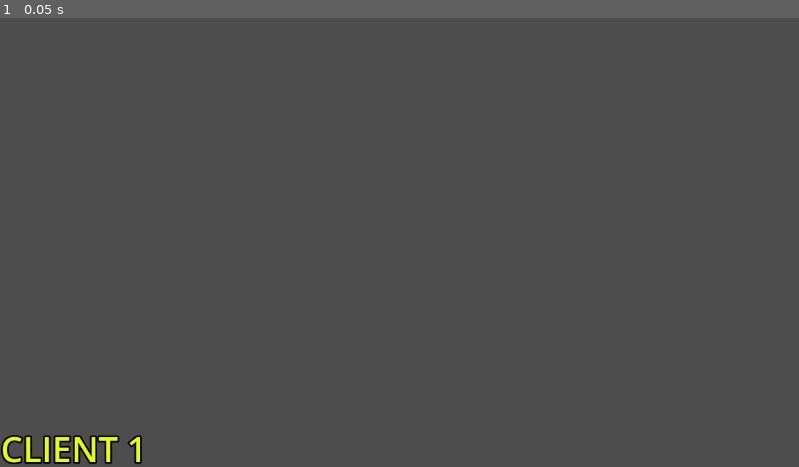
Above: before the commit, frame 1.
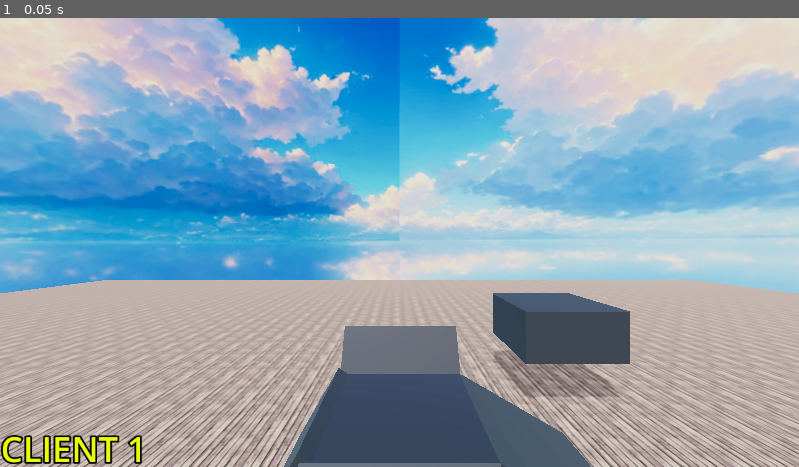
Above: after the commit, the same moment.

Repository: PL3B3/meatshot_mayhem
Game: Godot game, scene res://game/client.tscn
Two runs of this game, one before a commit and one after it. Both use one fixed random seed, a clock stepped at 60 frames per second and the inputs below. This scene is started directly instead of the project's main scene.
Inputs:
- Up to frame 1 (0.05 s): no input

The runs differ from the first frame. In frame 1, 94% of the frame differs, in the area x 0-100%, y 0-100%.
Error in both runs: Assertion failed: Client is not connected to server. (res://game/network_message_and_event_bus.gd:49)

Commit message:
Add map directly instead of spawning it
Right now, we use a MultiplayerSpawner to replicate the map scene to
clients. This adds little value and has the drawback that connection
issues might lead the client to pre-emptively despawn the map, which
is jarring. Because there's only one possible map, let's just attach it
to the client/server scenes so it always exists during game sessions.

Diff:
--- a/game/client.tscn
+++ b/game/client.tscn
@@ -1,10 +1,10 @@
 [gd_scene load_steps=8 format=3 uid="uid://clb01f0ifogre"]
 
 [ext_resource type="Script" path="res://game/client.gd" id="1_x1e1o"]
-[ext_resource type="PackedScene" uid="uid://bmyetss0yrpp5" path="res://game/spawners/map_spawner.tscn" id="2_pgb0g"]
 [ext_resource type="PackedScene" uid="uid://b43a0dnmkibyw" path="res://game/client_input_handler.tscn" id="4_53bko"]
 [ext_resource type="PackedScene" uid="uid://cmc8wrkuejr2u" path="res://game/network_messenger.tscn" id="5_ilfw4"]
 [ext_resource type="PackedScene" uid="uid://df8ewfg0kmle6" path="res://game/entity_spawner.tscn" id="5_w3vlx"]
+[ext_resource type="PackedScene" uid="uid://761xbykfvwo6" path="res://game/large_test_map.tscn" id="6_1n4h1"]
 [ext_resource type="Texture2D" uid="uid://dx2ex6b2855uv" path="res://assets/overhang_fence_planks.png" id="6_bjqop"]
 
 [sub_resource type="LabelSettings" id="LabelSettings_hfiku"]
@@ -15,8 +15,6 @@
 script = ExtResource("1_x1e1o")
 
 [node name="Spawns" type="Node" parent="."]
-
-[node name="MapSpawner" parent="." instance=ExtResource("2_pgb0g")]
 
 [node name="ClientInputHandler" parent="." instance=ExtResource("4_53bko")]
 
@@ -61,3 +59,5 @@
 label_settings = SubResource("LabelSettings_hfiku")
 horizontal_alignment = 1
 vertical_alignment = 1
+
+[node name="LargeTestMap" parent="." instance=ExtResource("6_1n4h1")]
--- a/game/server.gd
+++ b/game/server.gd
@@ -1,7 +1,6 @@
 extends Node
 class_name Server
 
-@onready var map_spawner: MultiplayerSpawner = $MapSpawner
 @onready var entity_spawner_: EntitySpawner = $EntitySpawner
 @onready var client_input_subscribers_ := InputSubscriptionsForActiveClients.new()
 
@@ -19,7 +18,6 @@
 	network_message_bus_.client_disconnected.connect(client_input_subscribers_.remove_client_session)
 	network_message_bus_.client_connected.connect(client_input_subscribers_.add_new_client_session)
 	add_child(network_message_bus_)
-	map_spawner.spawn(null)
 
 func _physics_process(_delta: float) -> void:
 	var latest_input_per_connected_client_id := client_input_subscribers_.get_latest_input_per_connected_client_id()
--- a/game/server.tscn
+++ b/game/server.tscn
@@ -1,9 +1,9 @@
 [gd_scene load_steps=5 format=3 uid="uid://dbbfwqe04glnk"]
 
 [ext_resource type="Script" path="res://game/server.gd" id="1_nwq0y"]
-[ext_resource type="PackedScene" uid="uid://bmyetss0yrpp5" path="res://game/spawners/map_spawner.tscn" id="2_cv5qq"]
 [ext_resource type="PackedScene" uid="uid://cmc8wrkuejr2u" path="res://game/network_messenger.tscn" id="4_570yk"]
-[ext_resource type="PackedScene" uid="uid://ftsn6dep3odr" path="res://game/entity_spawner.tscn" id="4_sxneu"]
+[ext_resource type="PackedScene" uid="uid://df8ewfg0kmle6" path="res://game/entity_spawner.tscn" id="4_sxneu"]
+[ext_resource type="PackedScene" uid="uid://761xbykfvwo6" path="res://game/large_test_map.tscn" id="4_u00lm"]
 
 [node name="NetworkRoot" type="Node"]
 script = ExtResource("1_nwq0y")
@@ -25,8 +25,8 @@
 
 [node name="Spawns" type="Node" parent="."]
 
-[node name="MapSpawner" parent="." instance=ExtResource("2_cv5qq")]
-
 [node name="NetworkMessenger" parent="." instance=ExtResource("4_570yk")]
 
 [node name="EntitySpawner" parent="." instance=ExtResource("4_sxneu")]
+
+[node name="LargeTestMap" parent="." instance=ExtResource("4_u00lm")]
